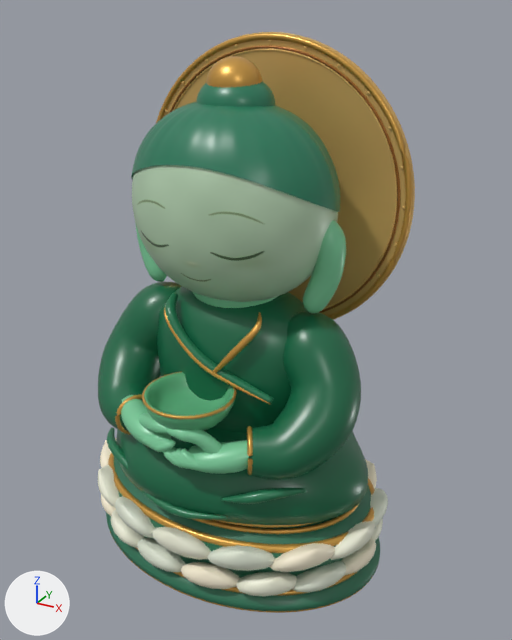
The glTF model public/models/chibi-phat-ngoc.glb, before and after one commit.
Both versions are drawn from a camera (50 mm lens) standing at (1.57, -2.65, 2.58) and looking at (0.09, 0.04, 1.24). Lighting does not change. The marker at lower left points along +X, +Y and +Z. The picture after the commit comes second. Vertices at exactly the same position are counted once.

Objects in the first picture: 'Dhyana | rounded palms, curled fingers and joined thumbs', 'Double lotus | two staggered petal tiers', 'Face | pale jade', 'Halo | reusable thin gold disc', 'Jade alms bowl', 'Neck and short rounded ears', 'Robe | closed seated drape and broad folds', 'Sculpted hair cap and ushnisha'.
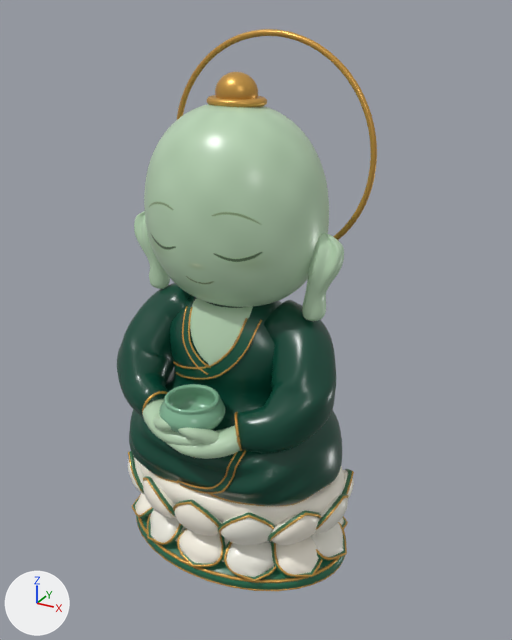
Commit message: feat: dat tuong Phat Ngoc moi tai Chua Ngoc

What changed in the scene script:
```text
Change mat_face___painted_eyelids_and_smile:
    add mat_face___painted_eyelids_and_smile.emission_strength = 1.0
    add mat_face___painted_eyelids_and_smile.emission_color = (0.0174, 0.024, 0.0166)  # black #242b23
Change mat_jade___deep_emerald_robe:
    mat_jade___deep_emerald_robe.base_color: (0.00802, 0.156, 0.0666) -> (0.00243, 0.0666, 0.0395)  # dark green #166e49 -> dark green #084938
    mat_jade___deep_emerald_robe.roughness: 0.34 -> 0.285
Change me_face___pale_jade:
    remove me_face___pale_jade.from_pydata(...)  # 2624 vertices, 5244 faces; spans x -0.475..0.475, y -0.381..0.367, z 1.37..2.228
    add me_face___pale_jade.from_pydata(...)  # 5472 vertices, 10940 faces; spans x -0.425..0.425, y -0.34..0.366, z 1.346..2.222
    me_face___pale_jade part 1: 2624 vertices removed from x -0.475..0.475, y -0.381..0.367, z 1.37..2.228; 5472 vertices added at x -0.425..0.425, y -0.34..0.366, z 1.346..2.222
Remove ob_dhyana___rounded_palms__curled_fingers_and_joined_thumbs:
    ob_dhyana___rounded_palms__curled_fingers_and_joined_thumbs = bpy.data.objects.new('Dhyana | rounded palms, curled fingers and joined thumbs', me_dhyana___rounded_palms__curled_fingers_and_joined_thumbs)
Remove ob_double_lotus___two_staggered_petal_tiers:
    ob_double_lotus___two_staggered_petal_tiers = bpy.data.objects.new('Double lotus | two staggered petal tiers', me_double_lotus___two_staggered_petal_tiers)
Remove ob_halo___reusable_thin_gold_disc:
    ob_halo___reusable_thin_gold_disc = bpy.data.objects.new('Halo | reusable thin gold disc', me_halo___reusable_thin_gold_disc)
Remove ob_jade_alms_bowl:
    ob_jade_alms_bowl = bpy.data.objects.new('Jade alms bowl', me_jade_alms_bowl)
Remove ob_neck_and_short_rounded_ears:
    ob_neck_and_short_rounded_ears = bpy.data.objects.new('Neck and short rounded ears', me_neck_and_short_rounded_ears)
Remove ob_robe___closed_seated_drape_and_broad_folds:
    ob_robe___closed_seated_drape_and_broad_folds = bpy.data.objects.new('Robe | closed seated drape and broad folds', me_robe___closed_seated_drape_and_broad_folds)
Remove ob_sculpted_hair_cap_and_ushnisha:
    ob_sculpted_hair_cap_and_ushnisha = bpy.data.objects.new('Sculpted hair cap and ushnisha', me_sculpted_hair_cap_and_ushnisha)
Add ob_thin_open_gold_halo:
    ob_thin_open_gold_halo = bpy.data.objects.new('Thin open gold halo', me_thin_open_gold_halo)  # 802 vertices, 1596 faces; spans x -0.529..0.529, y -0.014..0.014, z -0.529..0.529; in mat_satin_gold___trim_and_relief (orange #d6a34d)
    ob_thin_open_gold_halo.location = (0.0, 0.332, 1.97)
Add ob_small_hollow_jade_alms_bowl:
    ob_small_hollow_jade_alms_bowl = bpy.data.objects.new('Small hollow jade alms bowl', me_small_hollow_jade_alms_bowl)  # 1764 vertices, 3524 faces; spans x -0.147..0.147, y -0.532..-0.24, z 0.856..1.009; in mat_jade___polished_alms_bowl (green #85bb99)
    ob_small_hollow_jade_alms_bowl.location = (0.0, 0.0, 0.0)
Add ob_small_gold_ushnisha:
    ob_small_gold_ushnisha = bpy.data.objects.new('Small gold ushnisha', me_small_gold_ushnisha)  # 655 vertices, 1302 faces; spans x -0.133..0.133, y -0.074..0.142, z 2.174..2.342; in mat_satin_gold___trim_and_relief (orange #d6a34d)
    ob_small_gold_ushnisha.location = (0.0, 0.0, 0.0)
Add ob_jade_plinth___double_white_lotus_with_gilded_petal_rims:
    ob_jade_plinth___double_white_lotus_with_gilded_petal_rims = bpy.data.objects.new('Jade plinth | double white lotus with gilded petal rims', me_jade_plinth___double_white_lotus_with_gilded_petal_rims)  # 13584 vertices, 26344 faces; spans x -0.626..0.626, y -0.45..0.444, z 0.0..0.491; in mat_jade___green_pedestal_moulding (dark green #277050), mat_satin_gold___trim_and_relief (orange #d6a34d), mat_ivory_jade_petals_fff9ea (white #fff9ea), mat_jade___green_petal_rim (dark green #36714c), mat_ivory_jade_petals_f4f2e6 (white #f4f2e6)
    ob_jade_plinth___double_white_lotus_with_gilded_petal_rims.location = (0.0, 0.0, 0.0)
Add ob_jade_neck_and_short_sculpted_earlobes:
    ob_jade_neck_and_short_sculpted_earlobes = bpy.data.objects.new('Jade neck and short sculpted earlobes', me_jade_neck_and_short_sculpted_earlobes)  # 1931 vertices, 3850 faces; spans x -0.535..0.535, y -0.126..0.12, z 1.207..1.719; in mat_jade___pale_polished_celadon (pale green #bbd8b7)
    ob_jade_neck_and_short_sculpted_earlobes.location = (0.0, 0.0, 0.0)
Add ob_dhyana___right_palm_over_left_and_touching_thumbs:
    ob_dhyana___right_palm_over_left_and_touching_thumbs = bpy.data.objects.new('Dhyana | right palm over left and touching thumbs', me_dhyana___right_palm_over_left_and_touching_thumbs)  # 1800 vertices, 3584 faces; spans x -0.286..0.286, y -0.534..-0.289, z 0.768..0.946; in mat_jade___pale_polished_celadon (pale green #bbd8b7)
    ob_dhyana___right_palm_over_left_and_touching_thumbs.location = (0.0, 0.0, 0.0)
Add ob_deep_emerald_robe___closed_lotus_pose_and_gold_bound_drape:
    ob_deep_emerald_robe___closed_lotus_pose_and_gold_bound_drape = bpy.data.objects.new('Deep emerald robe | closed lotus pose and gold-bound drape', me_deep_emerald_robe___closed_lotus_pose_and_gold_bound_drape)  # 8811 vertices, 17295 faces; spans x -0.572..0.566, y -0.424..0.405, z 0.472..1.375; in mat_jade___deep_emerald_robe (dark green #084938), mat_satin_gold___trim_and_relief (orange #d6a34d), mat_jade___pale_polished_celadon (pale green #bbd8b7), mat_jade___emerald_robe_facing (dark green #105640)
    ob_deep_emerald_robe___closed_lotus_pose_and_gold_bound_drape.location = (0.0, 0.0, 0.0)
```

Pixel boxes [x1, y1, x2, y2] of what changed, in the pictures (512 x 640 px):
'Robe | closed seated drape and broad folds', deleted
    before: [98, 282, 368, 528]
'Deep emerald robe | closed lotus pose and gold-bound drape', added
    after: [117, 283, 342, 506]
'Face | pale jade', recoloured, surface changed, reshaped
    before: [132, 165, 338, 302]
    after: [144, 104, 329, 307]
'Halo | reusable thin gold disc', deleted
    before: [156, 32, 415, 320]
'Double lotus | two staggered petal tiers', deleted
    before: [98, 438, 388, 613]
'Jade plinth | double white lotus with gilded petal rims', added
    after: [128, 451, 354, 591]
'Sculpted hair cap and ushnisha', deleted
    before: [131, 56, 340, 212]
'Dhyana | rounded palms, curled fingers and joined thumbs', deleted
    before: [121, 395, 249, 474]
'Jade alms bowl', deleted
    before: [142, 372, 237, 431]
'Neck and short rounded ears', deleted
    before: [135, 220, 346, 313]
'Jade neck and short sculpted earlobes', added
    after: [134, 211, 344, 321]
'Thin open gold halo', added
    after: [177, 29, 377, 240]
'Dhyana | right palm over left and touching thumbs', added
    after: [143, 399, 240, 459]
'Small hollow jade alms bowl', added
    after: [159, 384, 225, 434]
'Small gold ushnisha', added (orange)
    after: [207, 72, 267, 107]
